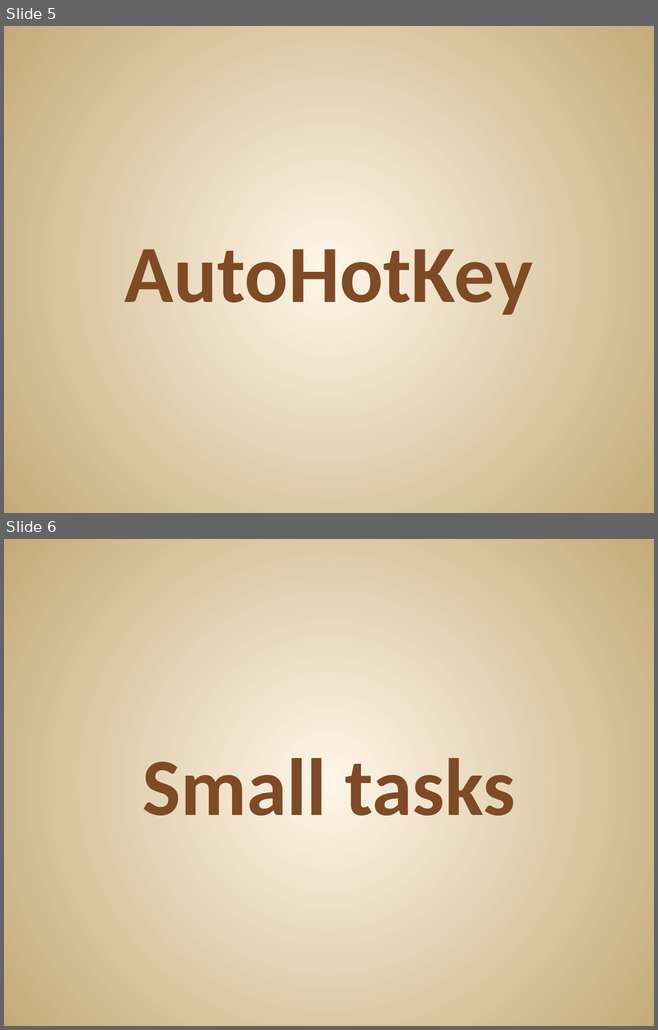
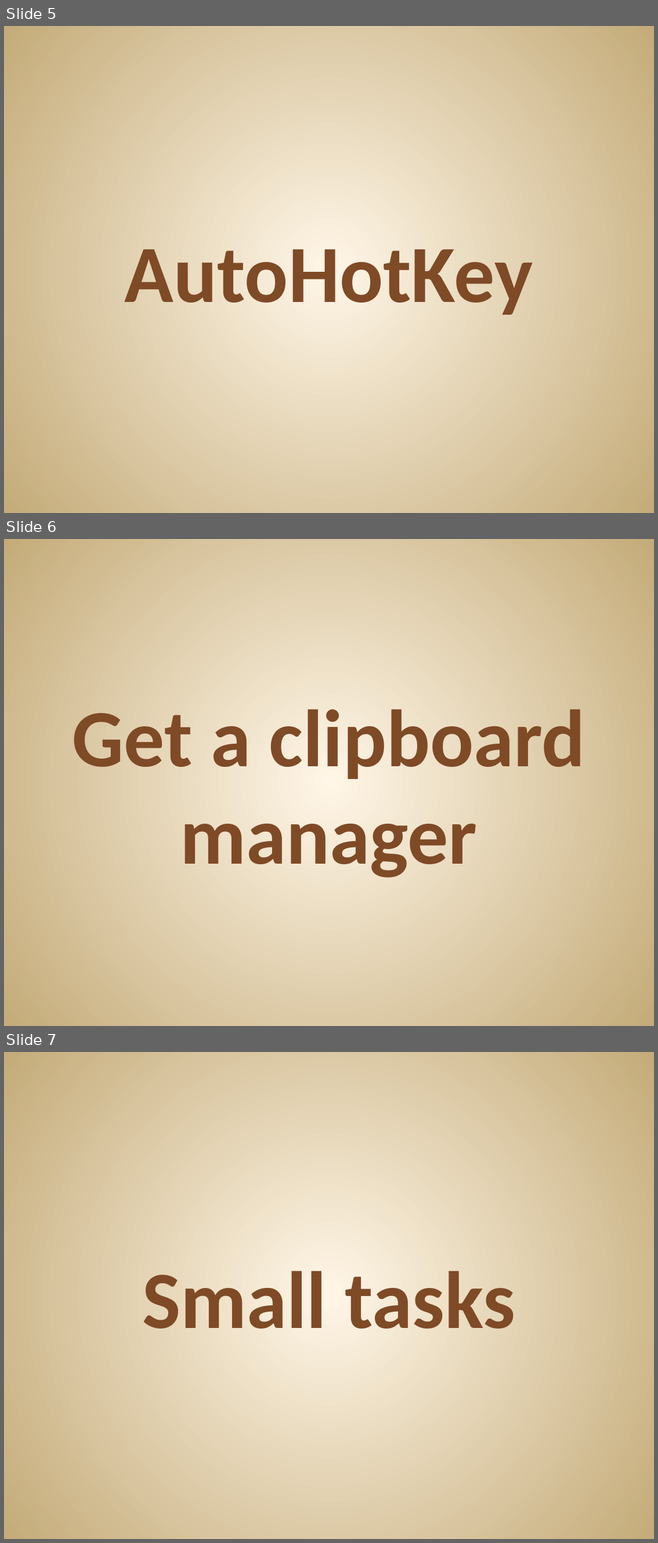
Before and after one commit to JonKruger/Productivity-Boosters, a slide deck: Productivity Boosters for .NET Developers.pptx. Shown one above the other, each under a label of ours: slides 5 and 6 before the commit, slides 5, 6 and 7 after it. The pictures are 658x1030 and 658x1543 pixels, drawn with LibreOffice and Linux fonts; fonts in the diff are those of the drawing. Boxes give left, top, right and bottom in pixels: in the first picture for what was removed or moved away, otherwise in the second. Text is boxed around its words. In the diff, an @@ line names an element or a change of style, - is before the commit and + after.

Commit message:
more changes

```diff
--- a/Productivity Boosters for .NET Developers.pptx
+++ b/Productivity Boosters for .NET Developers.pptx
@@ slide 6 added at [4, 539, 654, 1026], background gradient #FFF7E8 to #C4AA7A @@
@@ title added at [72, 709, 585, 878], 90 pt, text #804B26, bold @@
+Get a clipboard manager
@@ what was slide 6 is now slide 7 @@
```
Also in this commit, not shown: 2 other slides added.
